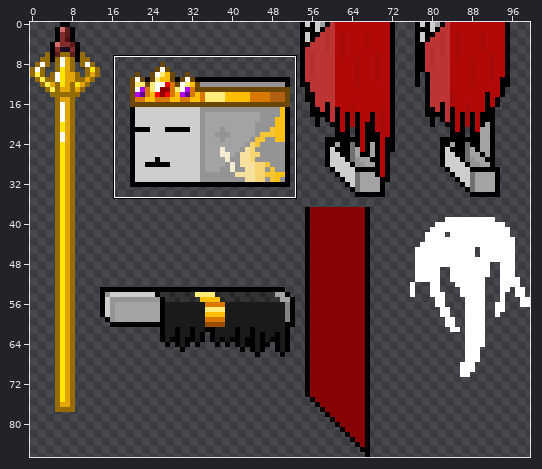
Sprite sheet, stored at Assets/GameContent/Assets/mvz2/spritesheets/entity/enemy/KingSkeleton.png. The first picture is a wide view before the edit; the outline marks the close-up.
Close-up. As it was:
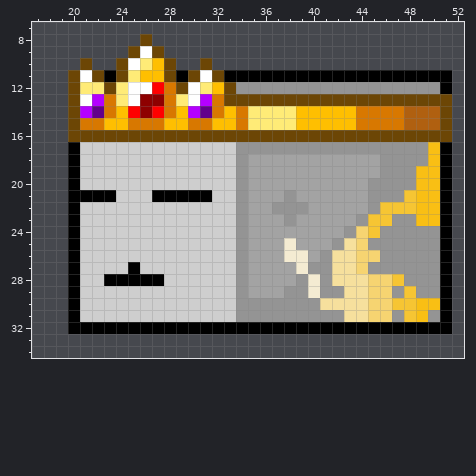
The file is 102x91 pixels. Colours within 5 levels of each other are drawn and written as one. Shown: x 17..52, y 7..34. The old version is drawn lined up with the new one, on the new canvas.
After:
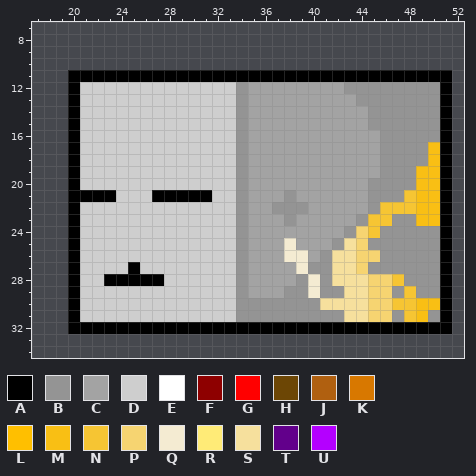
Palette (. is transparent): A #000000  B #949494  C #a3a3a3  D #cecece  E #ffffff  F #8e0000  G #ff0000  H #6c4605  J #b06010  K #d87800  L #ffbf00  M #f9bf14  N #f6c533  P #f6d471  Q #f4ebd2  R #ffeb77  S #f6e09d  T #62008b  U #b400ff
The edit:
canvas 102x91 -> 100x87, the old top-left corner now at -1,-2 (the part of the old canvas that was cut away was empty and is not shown)
Colour E becomes colour A in row 11 at x 21 and 31.
Colour H becomes colour A in row 11 at x 20, 22, 24, 28, 30 and 32; in row 12 at x 20; in rows 13 to 16 at x 20 and 51.
Colour L becomes colour A in row 11 at x 26 to 27.
Colour R becomes colour A in row 11 at x 25.
Colour H becomes colour B in row 13 at x 34 and 44 to 50; in row 16 at x 34 and 46 to 50.
Colour J becomes colour B in rows 14 to 15 at x 48 to 50.
Colour K becomes colour B in rows 14 to 15 at x 34 and 45 to 47.
Colour B becomes colour C in row 12 at x 35 to 42; in row 17 at x 35 to 45.
Colour H becomes colour C in row 13 at x 35 to 43; in row 16 at x 35 to 45.
Colour K becomes colour C in rows 14 to 15 at x 44.
Colour L becomes colour C in rows 14 to 15 at x 39 to 43.
Colour R becomes colour C in rows 14 to 15 at x 35 to 38.
Colour E becomes colour D in row 12 at x 25 to 26 and 30; in row 13 at x 21, 25 and 30.
Colour F becomes colour D in row 13 at x 26 to 27; in row 14 at x 26.
Colour G becomes colour D in row 12 at x 27; in row 14 at x 25 and 27.
Colour H becomes colour D in row 12 at x 23, 29 and 33; in row 13 at x 33; in row 16 at x 21 to 33.
Colour K becomes colour D in row 12 at x 28; in rows 13 to 14 at x 23, 28 and 32; in row 15 at x 21 to 22, 25 to 27 and 30 to 31.
Colour L becomes colour D in row 12 at x 32; in row 14 at x 24, 29 and 33; in row 15 at x 23 to 24, 28 to 29 and 32 to 33.
Colour R becomes colour D in row 12 at x 21 to 22, 24 and 31; in row 13 at x 24 and 29.
Colour T becomes colour D in row 14 at x 22 and 31.
Colour U becomes colour D in row 13 at x 22 and 31; in row 14 at x 21 and 30.
The author cleared colour E in row 9 at x 26; in row 10 at x 25.
The author cleared colour H in row 8 at x 26; in row 9 at x 25 and 27; in row 10 at x 21, 24, 28 and 31.
The author cleared colour L in row 10 at x 27.
The author cleared colour R in row 10 at x 26.
Changed places in both close-ups, as pixel boxes (x1, y1, x2, y2):
changed: (68, 34, 452, 154)
